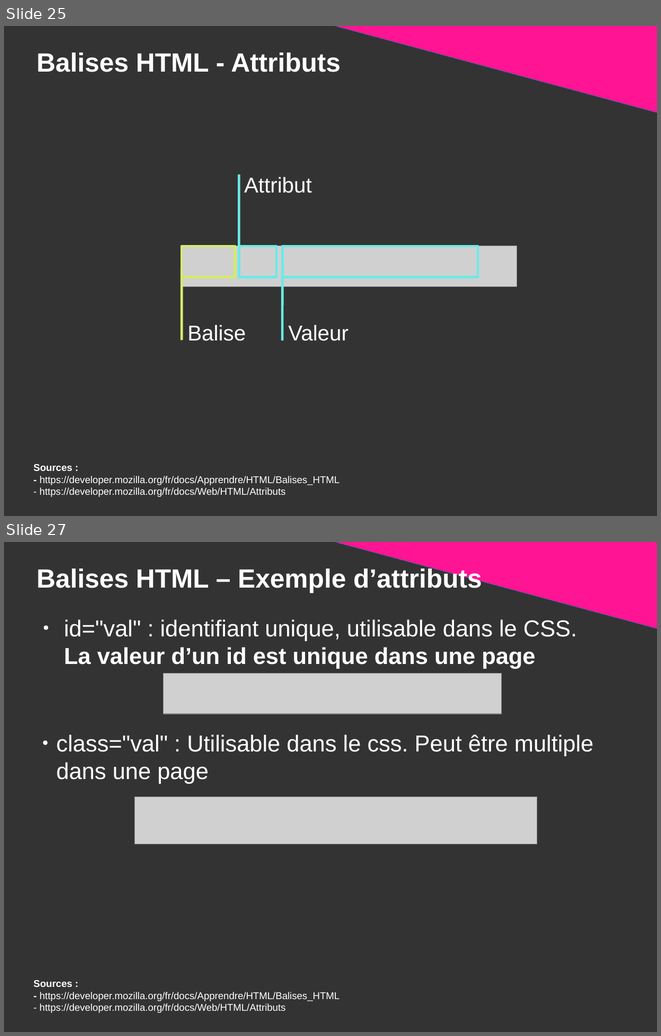
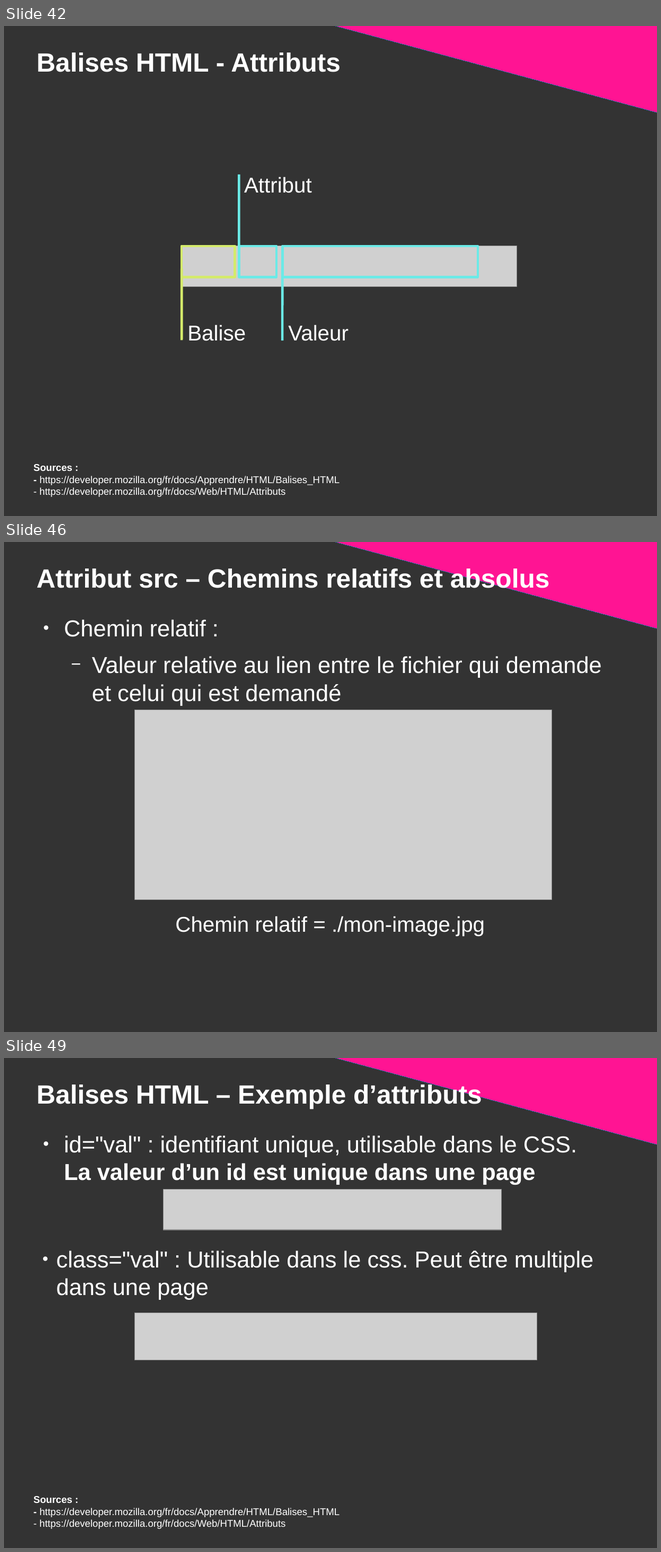
Before and after one commit to DanYellow/presentations, a slide deck: mmi/html/travaux-pratiques/numero-1/presentation.odp. Shown one above the other, each under a label of ours: slides 25 and 27 before the commit, slides 42, 46 and 49 after it; the slides between them are not shown. The pictures are 661x1036 and 661x1552 pixels, drawn with LibreOffice and Linux fonts; fonts in the diff are those of the drawing; grey boxes stand for pictures. Boxes give left, top, right and bottom in pixels: in the first picture for what was removed or moved away, otherwise in the second. Text is boxed around its words. In the diff, an @@ line names an element or a change of style, - is before the commit and + after.

```diff
--- a/mmi/html/travaux-pratiques/numero-1/presentation.odp
+++ b/mmi/html/travaux-pratiques/numero-1/presentation.odp
@@ slide 46 added at (4, 542, 657, 1032), background #333333 @@
@@ right triangle added at (322, 542, 657, 629), fill #FF1493, outline #3465A4 0 pt @@
@@ title added at (36, 567, 550, 593), 32 pt, text #FFFFFF, bold @@
+Attribut src – Chemins relatifs et absolus
@@ text added at (64, 619, 602, 706), 28 pt, text #FFFFFF @@
+● Chemin relatif :
+  − Valeur relative au lien entre le fichier qui demande et celui qui est demandé
@@ picture added at (134, 709, 551, 899) @@
@@ title added at (175, 916, 485, 936), 26 pt, text #FFFFFF @@
+Chemin relatif = ./mon-image.jpg
@@ what was slide 25 is now slide 42 @@
@@ what was slide 27 is now slide 49 @@
```
Also in this commit, not shown: 8 slides changed, 14 other slides added, 1 slide removed, 3 other files.
